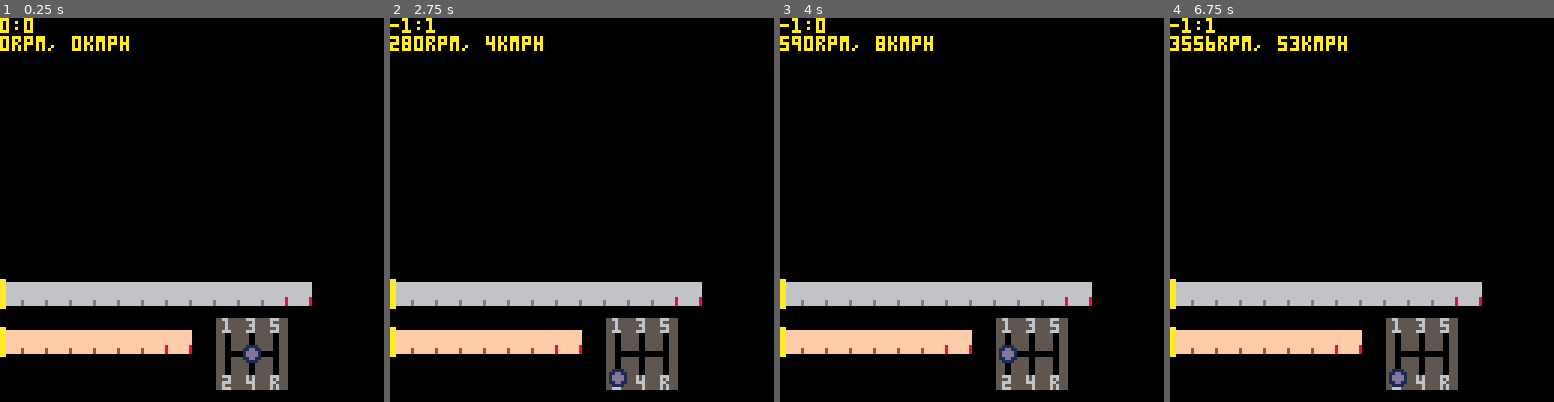
Above: before the commit, frames 1-4 (left to right).
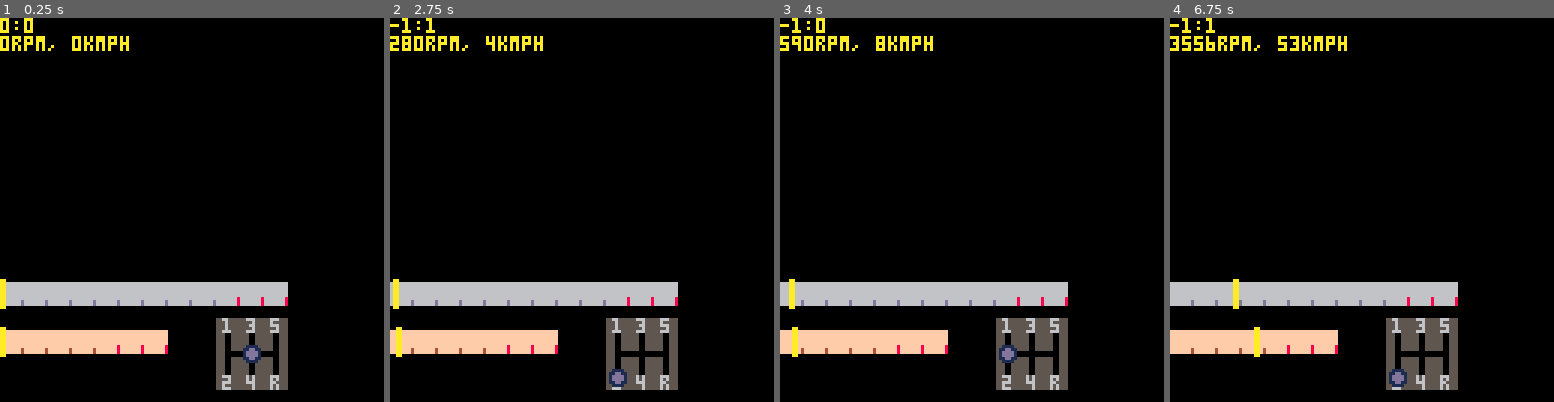
Above: after the commit, the same moments.

Repository: VedVid/PICOdrag
Game: PICO-8 cartridge picodrag.p8
The game is run twice, just before and just after one commit, with the same random seed, the same clock (stepped at 60 frames per second) and the same inputs.
Inputs:
- Up to frame 1 (0.25 s): no input
- Up to frame 2 (2.75 s): hold Left 1.97-2.37 s; hold Down from 2.42 s (still down)
- Up to frame 3 (4 s): release Down at 2.82 s; hold Right 2.87-3.53 s; hold Up from 3.58 s (still down)
- Up to frame 4 (6.75 s): release Up at 4.08 s; hold Right 4.13-4.53 s; hold Down 4.58-5.08 s; hold Left 5.13-5.8 s; hold Up 5.85-6.18 s; hold Left 6.23-6.63 s; hold Down from 6.68 s (still down)

The runs differ from the first frame. In frame 1, 0.9% of the frame differs, in the area x 30-82%, y 68-88%; in frame 2, 1.2%; in frame 3, 1.3%, in the area x 0-82%, y 67-89%; in frame 4, 1.3%.

Commit message:
Speedometer and tachometer are animated, too

Diff:
--- a/picodrag.p8
+++ b/picodrag.p8
@@ -13,6 +13,7 @@
 function _update()
  handle_keys()
  car_update(car)
+ gauges_update(ui, car)
 end
 
 function _draw()
@@ -59,13 +60,13 @@
 function create_speedometer(x, y)
  return
   create_gauge(x, y,
-   {1,1,1,1,1,1,1,1,1,1,1,2,2})
+   {1,1,1,1,1,1,1,1,1,2,2,2})
 end
 
 function create_tachometer(x, y)
  return
   create_gauge(x, y,
-   {17,17,17,17,17,17,18,18})
+   {17,17,17,17,18,18,18})
 end
 
 function create_gearbox(x, y)
@@ -101,6 +102,31 @@
   gearbox.gears.zero_middle
  return gearbox
 end
+
+function gauges_update(ui, car)
+ -- speedometer
+ -- 1 tile = 20 km
+ -- 1 tile = 8 px
+ -- 1 px = 20 km / 8 px
+ local px = 20 / 8
+ local pos = flr(
+  ui.speedometer.x + (
+  car.current_speed / px))
+ ui.speedometer.indicator_x1 = pos
+ ui.speedometer.indicator_x2 = pos + 1
+
+ -- tachometer
+ -- 1 tile = 1000 rpm
+ -- 1 tile = 8 px
+ -- 1 px = 1000 rpm / 8 px
+ px = 1000 / 8
+ pos = flr(
+  ui.tachometer.x + (
+  car.current_rpm / px))
+ ui.tachometer.indicator_x1 = pos
+ ui.tachometer.indicator_x2 = pos + 1
+end
+
 -->8
 -- drawing functions
 
